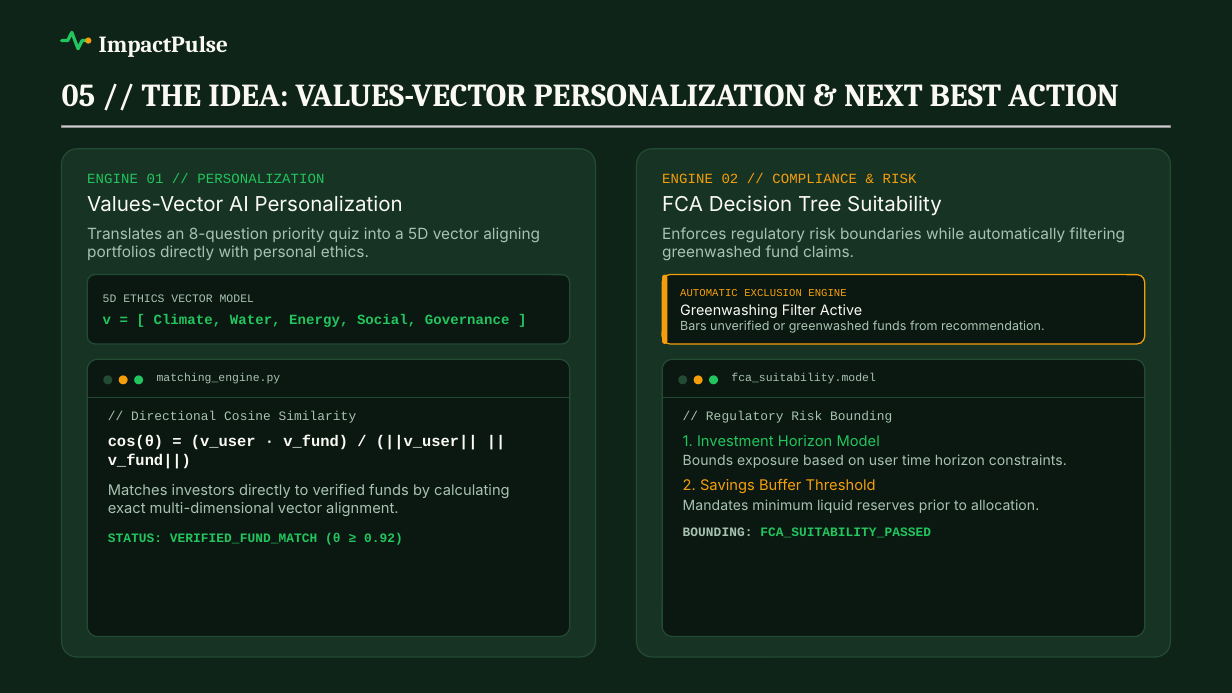
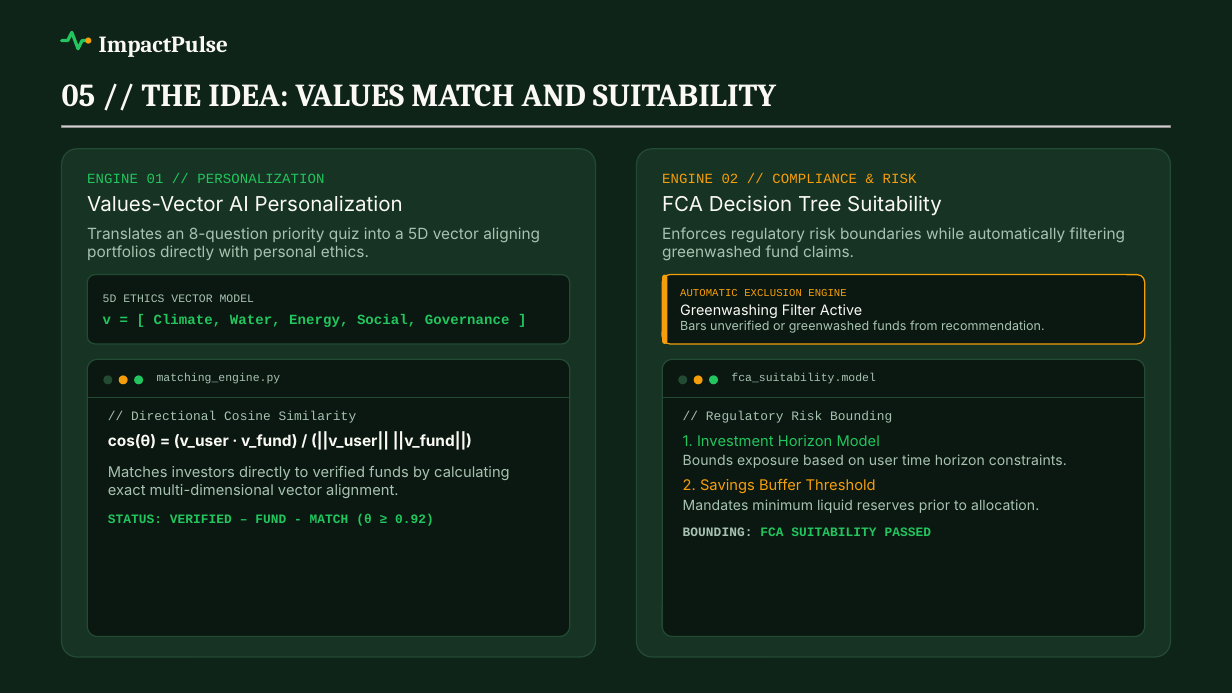
Before and after one commit to Siva-Subramaniam-DS/TCS-Project, a slide deck: slide 6 of ImpactPulse_TCS_Submission_12Slides.pptx. Drawn at 1232x693 pixels with LibreOffice and Linux fonts; fonts in the diff are those of the drawing; grey boxes stand for pictures; background and template pictures are left out. Boxes give left, top, right and bottom in pixels: in the first picture for what was removed or moved away, otherwise in the second. Text is boxed around its words. In the diff, an @@ line names an element or a change of style, - is before the commit and + after.

```diff
--- a/ImpactPulse_TCS_Submission_12Slides.pptx
+++ b/ImpactPulse_TCS_Submission_12Slides.pptx
@@ text at <box>62,84,776,107</box>: text changed @@
-05 // THE IDEA: VALUES-VECTOR PERSONALIZATION & NEXT BEST ACTION
+05 // THE IDEA: VALUES MATCH AND SUITABILITY
@@ text at <box>108,433,472,450</box>: font Courier New to Inter in "cos(θ) = (v_user · v_fund) / (||v_user|| ..." @@
@@ text at <box>108,514,434,526</box>: text changed @@
-STATUS: VERIFIED_FUND_MATCH (θ ≥ 0.92)
+STATUS: VERIFIED – FUND - MATCH (θ ≥ 0.92)
@@ text at <box>683,527,932,536</box>: text changed @@
-BOUNDING: FCA_SUITABILITY_PASSED
+BOUNDING: FCA SUITABILITY PASSED
```
Also in this commit, not shown: 11 other slides changed, 1 other file.
